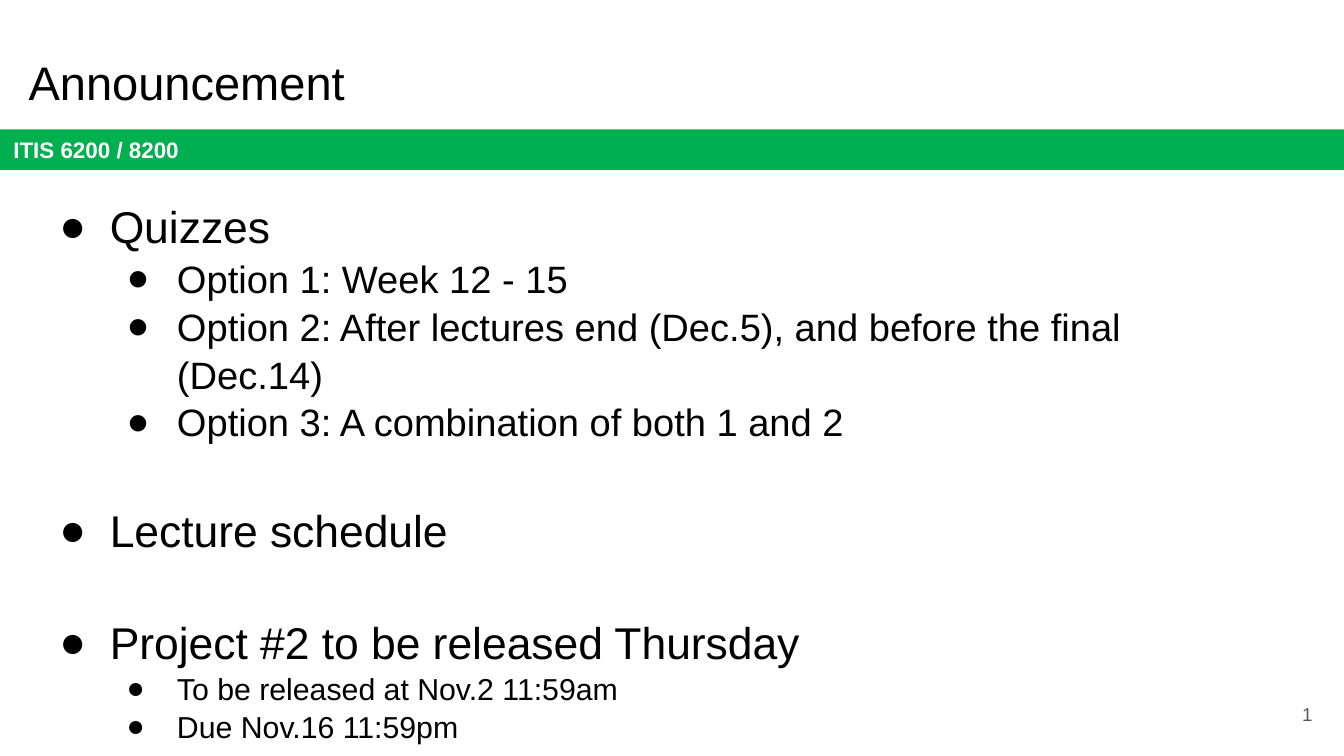
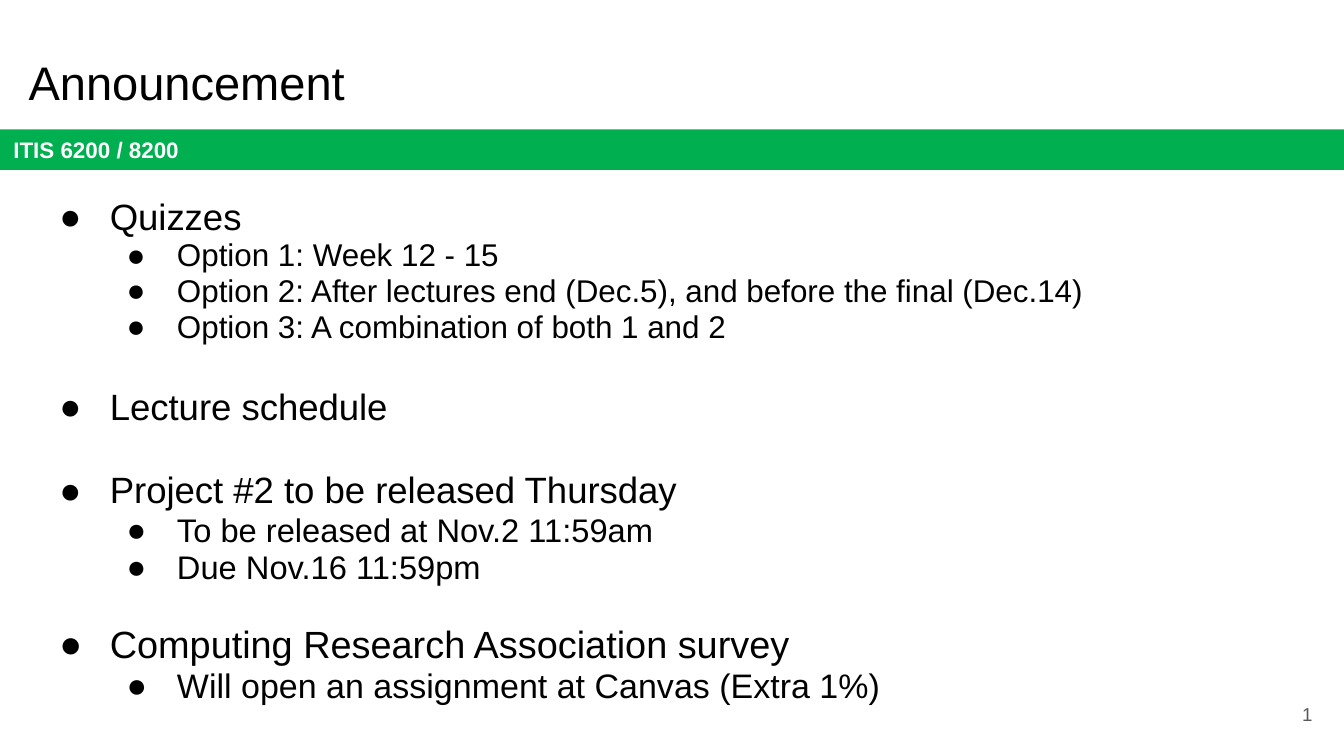
Before and after one commit to jx5c/github.io, a slide deck: slide 1 of teaching/ITIS6200/2023fa/lectures/lec15.ARP.pptx. Drawn at 1344x756 pixels with LibreOffice and Linux fonts; fonts in the diff are those of the drawing. Boxes give left, top, right and bottom in pixels: in the first picture for what was removed or moved away, otherwise in the second. Text is boxed around its words. In the diff, an @@ line names an element or a change of style, - is before the commit and + after.

Commit message:
checkpoint

```diff
--- a/teaching/ITIS6200/2023fa/lectures/lec15.ARP.pptx
+++ b/teaching/ITIS6200/2023fa/lectures/lec15.ARP.pptx
@@ text at box(110, 203, 1082, 585): size 23.8 to 19.6 pt in "Quizzes", "Lecture schedule", "Project #2 to be released Thursday"; size 20.4 to 16.8 pt in "Option 1: Week 12 - 15", "Option 2: After lectures end (Dec.5), and ...", "Option 3: A combination of both 1 ..."; size 16.1 to 17.5 pt in "To be released at Nov.2 11:59am", "Due Nov.16 11:59pm"; line spacing 1.05 to 0.95 @@
@@ text at box(110, 630, 879, 704): paragraphs added @@
+● Computing Research Association survey
+  ● Will open an assignment at Canvas (Extra 1%)
```
